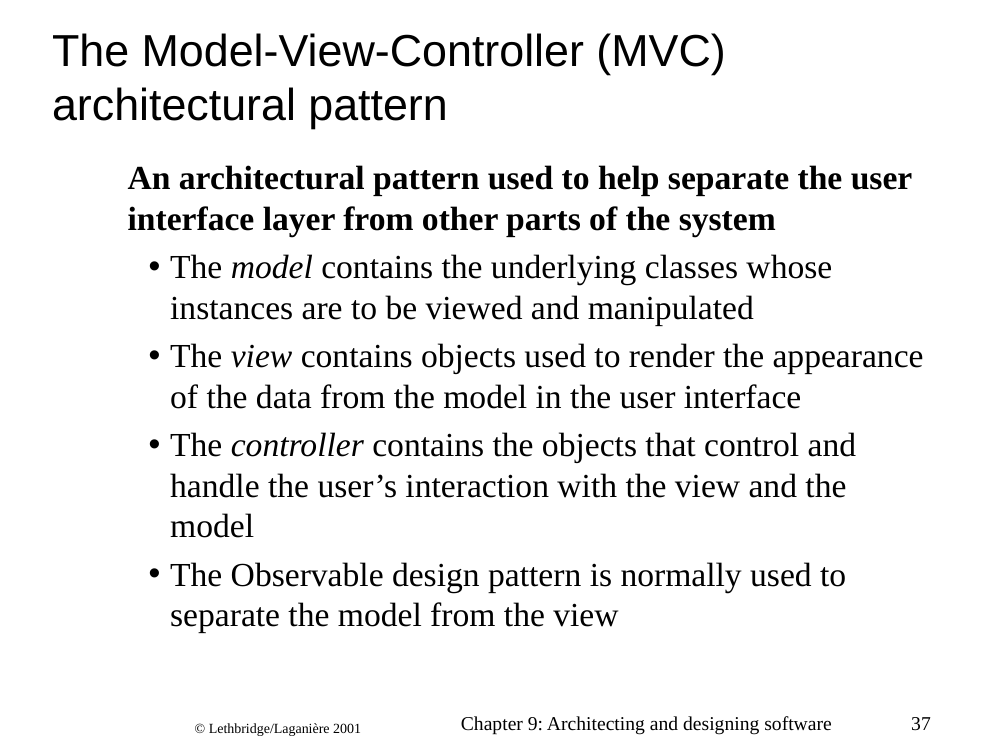
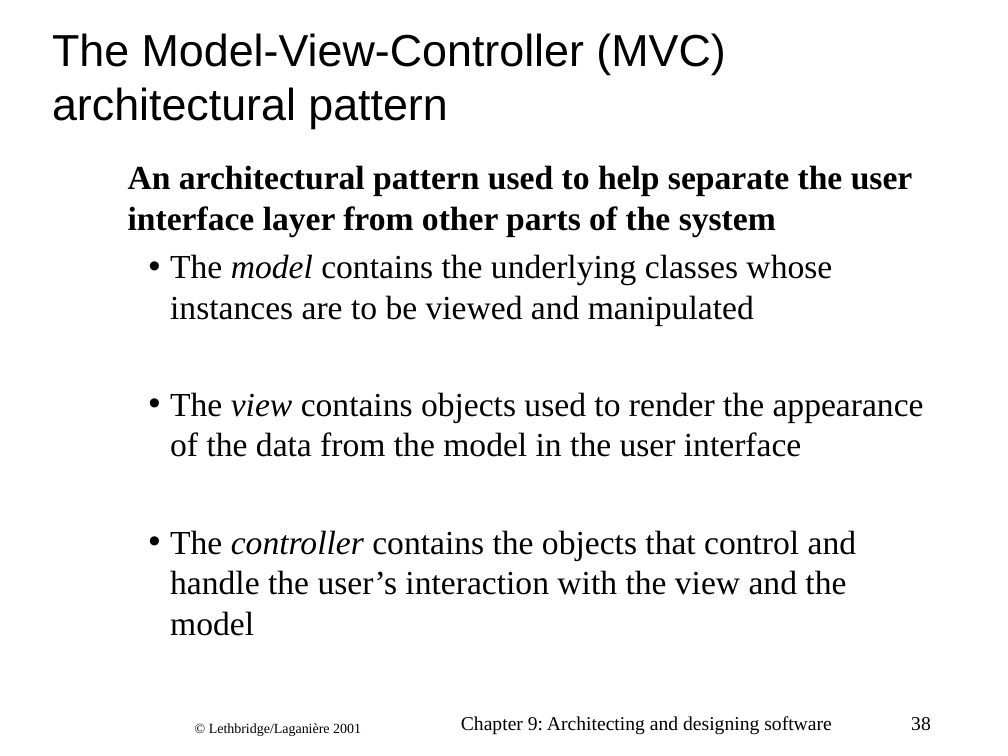
Before and after one commit to cphdat2sem2017-Cos/Week09-15-Project, a slide deck: slide 38 of ArchitectureDays/arch-LethbridgeLaganiere_ch09.ppt (slide 37 before the commit). Drawn at 1008x756 pixels with LibreOffice and Linux fonts; fonts in the diff are those of the drawing; background and template pictures are left out. Boxes give left, top, right and bottom in pixels: in the first picture for what was removed or moved away, otherwise in the second. Text is boxed around its words. In the diff, an @@ line names an element or a change of style, - is before the commit and + after.

```diff
--- a/ArchitectureDays/arch-LethbridgeLaganiere_ch09.ppt
+++ b/ArchitectureDays/arch-LethbridgeLaganiere_ch09.ppt
@@ text at (170, 562, 846, 633): paragraph removed @@
-  • The Observable design pattern is normally used to separate the model from the view
@@ page number at (911, 717, 931, 731): text changed @@
-37
+38
```
Also in this commit, not shown: 8 other slides changed, 1 slide added, 6 other files.
